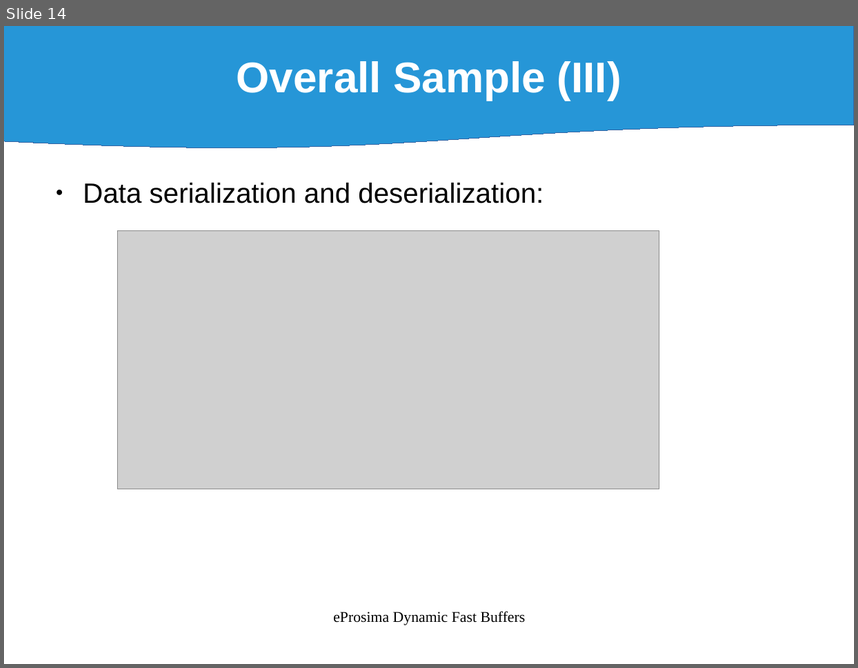
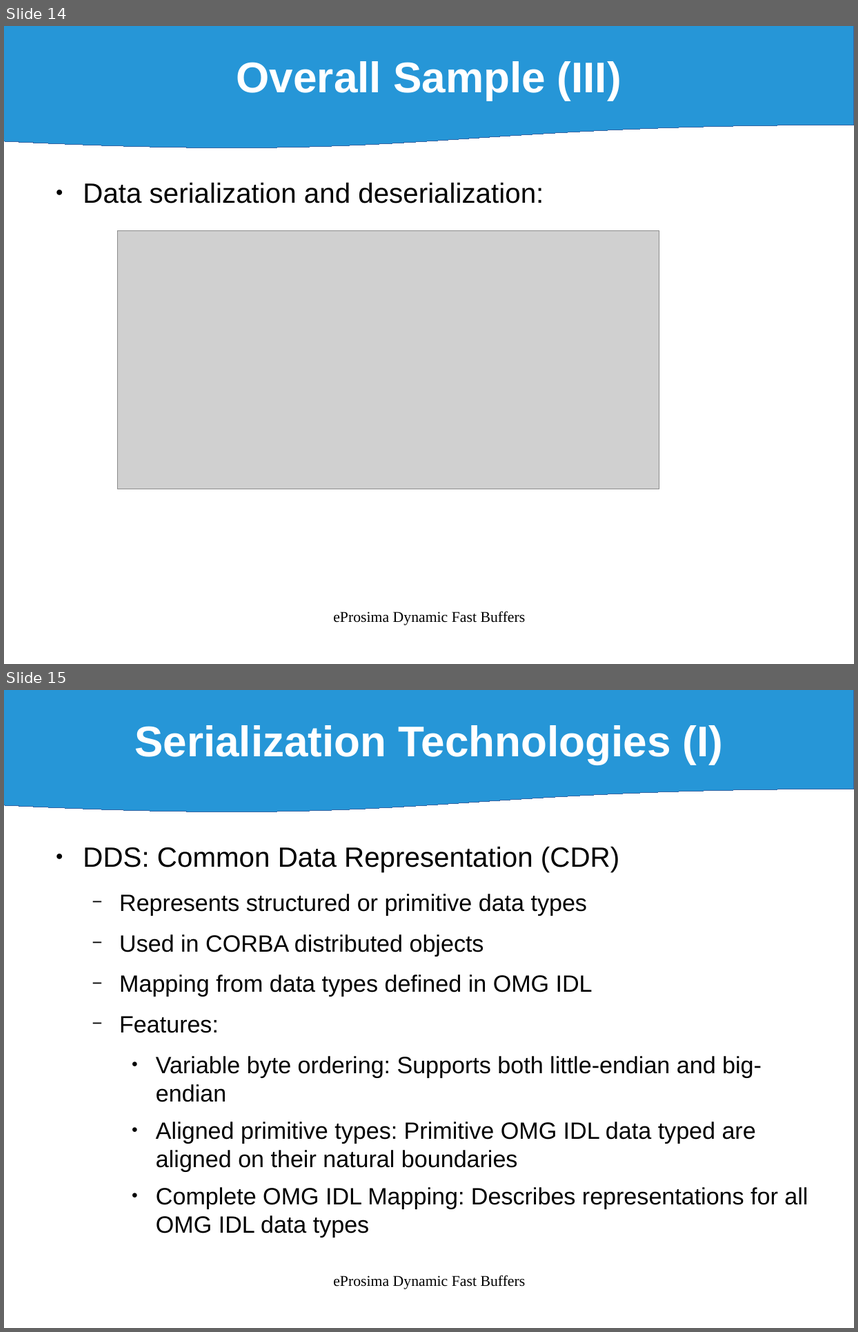
Before and after one commit to eProsima/Dynamic-Fast-Buffers, a slide deck: doc/DynamicFastBuffers_v0.1.odp. Shown one above the other, each under a label of ours: slide 14 before the commit, slides 14 and 15 after it. The pictures are 858x668 and 858x1332 pixels, drawn with LibreOffice and Linux fonts; fonts in the diff are those of the drawing; grey boxes stand for pictures. Boxes give left, top, right and bottom in pixels: in the first picture for what was removed or moved away, otherwise in the second. Text is boxed around its words. In the diff, an @@ line names an element or a change of style, - is before the commit and + after.

```diff
--- a/doc/DynamicFastBuffers_v0.1.odp
+++ b/doc/DynamicFastBuffers_v0.1.odp
@@ slide 15 added at (x1=4, y1=690, x2=854, y2=1328), background #FFFFFF @@
@@ flow chart document added at (x1=4, y1=690, x2=854, y2=814), fill #0084D1 at 85% opacity, outline #3465A4 0 pt, 40 pt, text #FFFFFF, bold @@
+Serialization Technologies (I)
@@ text added at (x1=83, y1=846, x2=808, y2=1236), 22 pt, text #000000 @@
+● DDS: Common Data Representation (CDR)
+  − Represents structured or primitive data types
+  − Used in CORBA distributed objects
+  − Mapping from data types defined in OMG IDL
+  − Features:
+    ● Variable byte ordering: Supports both little-endian and big-endian
+    ● Aligned primitive types: Primitive OMG IDL data typed are aligned on their natural boundaries
+    ● Complete OMG IDL Mapping: Describes representations for all OMG IDL data types
@@ text added at (x1=333, y1=1274, x2=526, y2=1289), 14 pt, text #000000 @@
+eProsima Dynamic Fast Buffers
```
Also in this commit, not shown: 4 slides changed, 20 other slides added, 8 other files.
